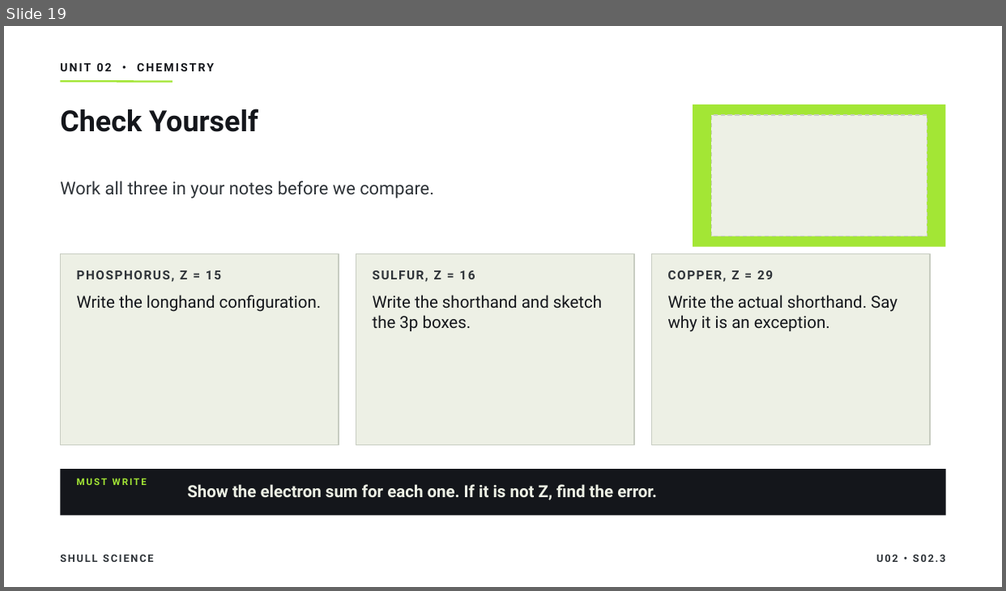
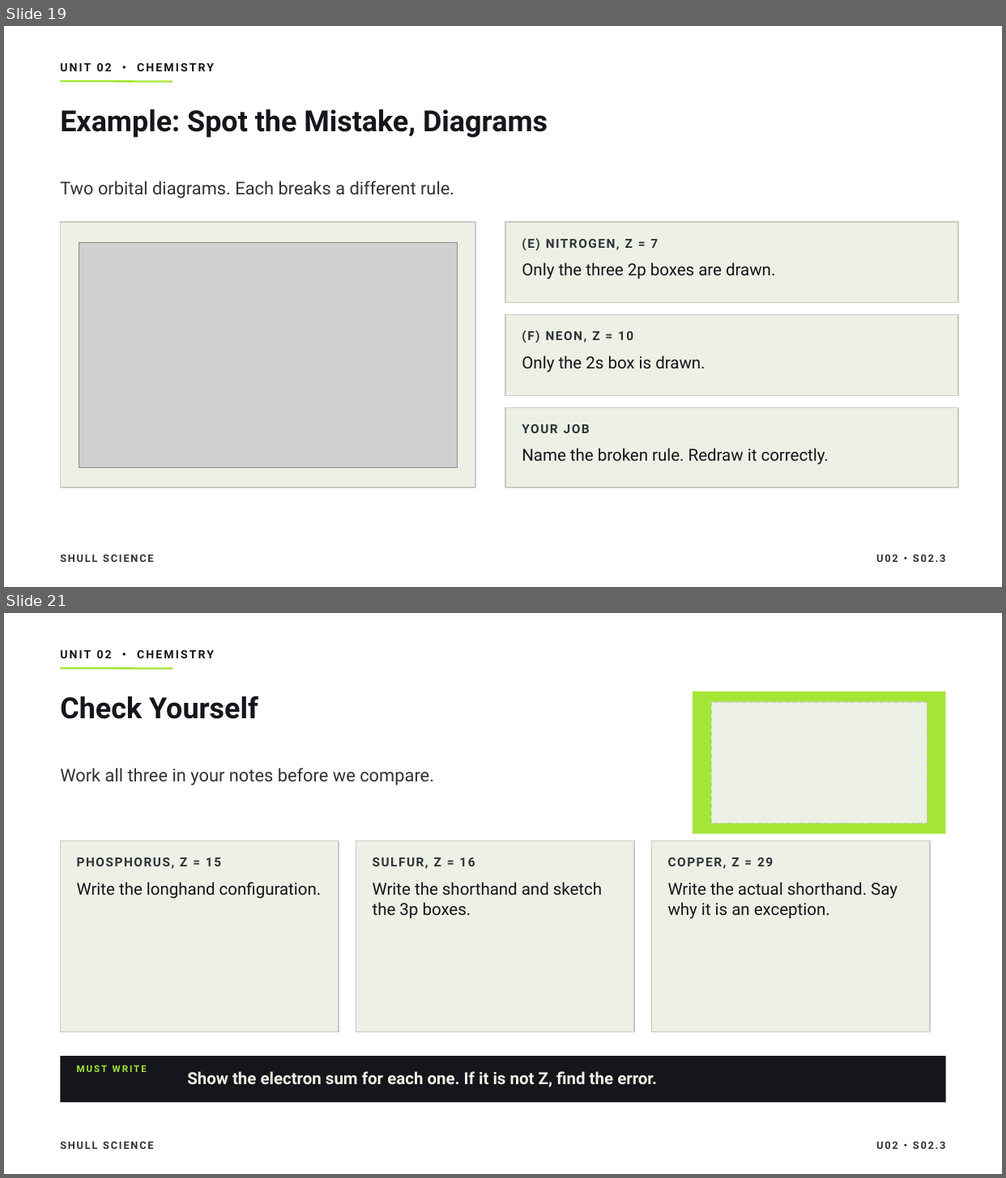
Before and after one commit to Hayabusa015/WorkWork, a slide deck: deliverables/chem-u02/SHULL_CHEM_Slides_U02_S02.3.pptx. Shown one above the other, each under a label of ours: slide 19 before the commit, slides 19 and 21 after it; the slides between them are not shown. The pictures are 1006x591 and 1006x1178 pixels, drawn with LibreOffice and Linux fonts; fonts in the diff are those of the drawing; grey boxes stand for pictures. Boxes give left, top, right and bottom in pixels: in the first picture for what was removed or moved away, otherwise in the second. Text is boxed around its words. In the diff, an @@ line names an element or a change of style, - is before the commit and + after.

```diff
--- a/deliverables/chem-u02/SHULL_CHEM_Slides_U02_S02.3.pptx
+++ b/deliverables/chem-u02/SHULL_CHEM_Slides_U02_S02.3.pptx
@@ slide 19 added at (4, 26, 1002, 587), background #FFFFFF; not listed: 2 template elements that a slide beside it also shows @@
@@ text added at (60, 63, 214, 71), 11 pt, text #14161B, bold @@
+UNIT 02 • CHEMISTRY
@@ title added at (60, 109, 548, 138), 28 pt, text #14161B, bold @@
+Example: Spot the Mistake, Diagrams
@@ text added at (60, 181, 454, 199), 17 pt, text #2E3338 @@
+Two orbital diagrams. Each breaks a different rule.
@@ rectangle added at (60, 222, 475, 488), fill #EDF0E5, outline #C8CDC2 1 pt @@
@@ picture added at (79, 243, 457, 467) @@
@@ rectangle added at (505, 222, 958, 303), fill #EDF0E5, outline #C8CDC2 1 pt @@
@@ text added at (522, 238, 658, 250), 12 pt, text #2E3338, bold @@
+(E) NITROGEN, Z = 7
@@ text added at (522, 263, 775, 280), 16 pt, text #14161B @@
+Only the three 2p boxes are drawn.
@@ rectangle added at (505, 315, 958, 396), fill #EDF0E5, outline #C8CDC2 1 pt @@
@@ text added at (522, 331, 633, 343), 12 pt, text #2E3338, bold @@
+(F) NEON, Z = 10
@@ text added at (522, 356, 705, 373), 16 pt, text #14161B @@
+Only the 2s box is drawn.
@@ rectangle added at (505, 408, 958, 488), fill #EDF0E5, outline #C8CDC2 1 pt @@
@@ text added at (522, 421, 942, 439), 12 pt, text #2E3338, bold @@
+YOUR JOB
@@ text added at (522, 448, 829, 465), 16 pt, text #14161B @@
+Name the broken rule. Redraw it correctly.
@@ text added at (876, 554, 946, 562), 10 pt, text #2E3338, bold @@
+U02 • S02.3
@@ what was slide 19 is now slide 21 @@
```
Also in this commit, not shown: 9 slides changed, 1 other slide added, 6 other files.
